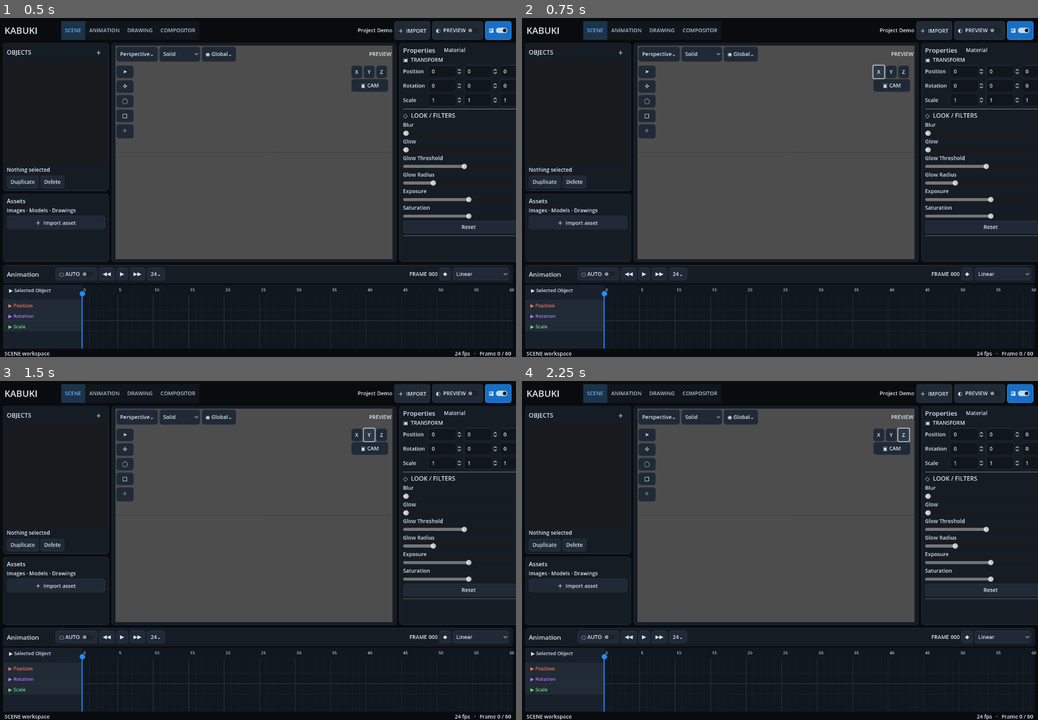
Above: before the commit, frames 1-4 (two rows, left to right).
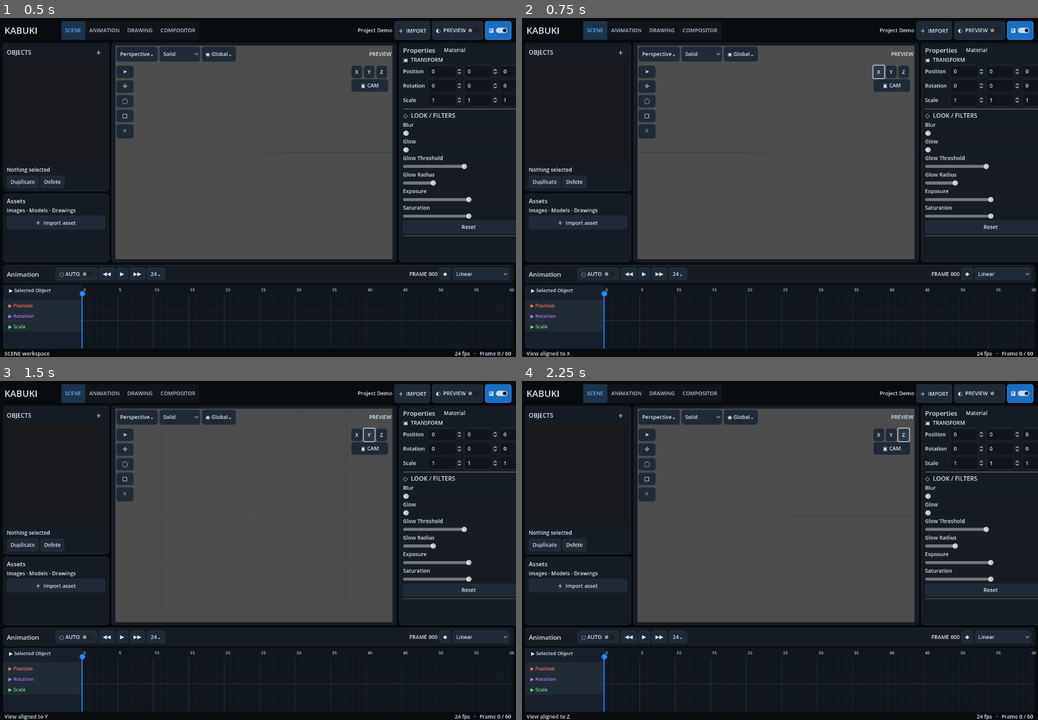
Above: after the commit, the same moments.

Repository: Onnevan/Kabuki
Game: Godot game, scene res://editor/main.tscn
Same seed, same stepped clock (60 frames per second), same inputs: the game is played once before the commit and once after it.
Inputs:
- Up to frame 1 (0.5 s): no input
- Up to frame 2 (0.75 s): click "X" at 0.5 s
- Up to frame 3 (1.5 s): click "Y" at 1.25 s
- Up to frame 4 (2.25 s): click "Z" at 2 s

Frame 1 is identical in both runs. In frame 2, less than 0.1% of the frame differs, in the area x 0-10%, y 98-100%; in frame 3, less than 0.1%; in frame 4, less than 0.1%.

Commit message:
Wire axis gizmo and drawing projection view restore

Diff:
--- a/editor/main.gd
+++ b/editor/main.gd
@@ -51,6 +51,8 @@
 var drawing_planes: Array[ReferenceCanvas] = []
 var selected_stroke: Stroke3D
 const DRAWING_PLANE_SPACING := 1.0
+var projection_view_transform := Transform3D.IDENTITY
+var projection_view_valid := false
 
 func _ready() -> void:
 	theme = KabukiThemeBuilder.build()
@@ -69,6 +71,10 @@
 	gizmo.set_mode(active_tool)
 	_setup_workspace_tabs()
 	_setup_drawing_menus()
+	%ViewX.pressed.connect(func(): _align_view_axis(Vector3.RIGHT, "X"))
+	%ViewY.pressed.connect(func(): _align_view_axis(Vector3.UP, "Y"))
+	%ViewZ.pressed.connect(func(): _align_view_axis(Vector3.BACK, "Z"))
+	%ViewCamera.pressed.connect(_restore_projection_view)
 	%SculptMode.clear()
 	for label in ["Push / Pull", "Move", "Pinch", "Smooth", "Inflate"]:
 		%SculptMode.add_item(label)
@@ -466,6 +472,21 @@
 	var t := (point - origin).dot(normal) / denom
 	return origin + dir * t
 
+func _align_view_axis(axis: Vector3, label: String) -> void:
+	camera_rig.align_axis(axis)
+	status.text = "View aligned to " + label
+
+func _capture_projection_view() -> void:
+	projection_view_transform = camera.global_transform
+	projection_view_valid = true
+
+func _restore_projection_view() -> void:
+	if not projection_view_valid:
+		status.text = "No drawing projection view saved yet"
+		return
+	camera_rig.align_transform(projection_view_transform)
+	status.text = "Drawing projection view restored"
+
 func _on_tool_move_pressed() -> void:
 	active_tool = TransformGizmo.Mode.MOVE; gizmo.set_mode(active_tool); status.text = "Move tool"
 func _on_tool_rotate_pressed() -> void:
@@ -759,6 +780,7 @@
 		%LookTitle.text = "◇  LOOK / FILTERS"
 
 func _on_draw_stroke3d_pressed() -> void:
+	_capture_projection_view()
 	drawing_3d_active = true
 	drawing_sculpt_active = false
 	drawing_erase_active = false
@@ -768,6 +790,7 @@
 	status.text = "Spatial stroke · active reference canvas"
 
 func _on_draw_bitmap_pressed() -> void:
+	_capture_projection_view()
 	drawing_3d_active = false
 	drawing_sculpt_active = false
 	drawing_erase_active = false
